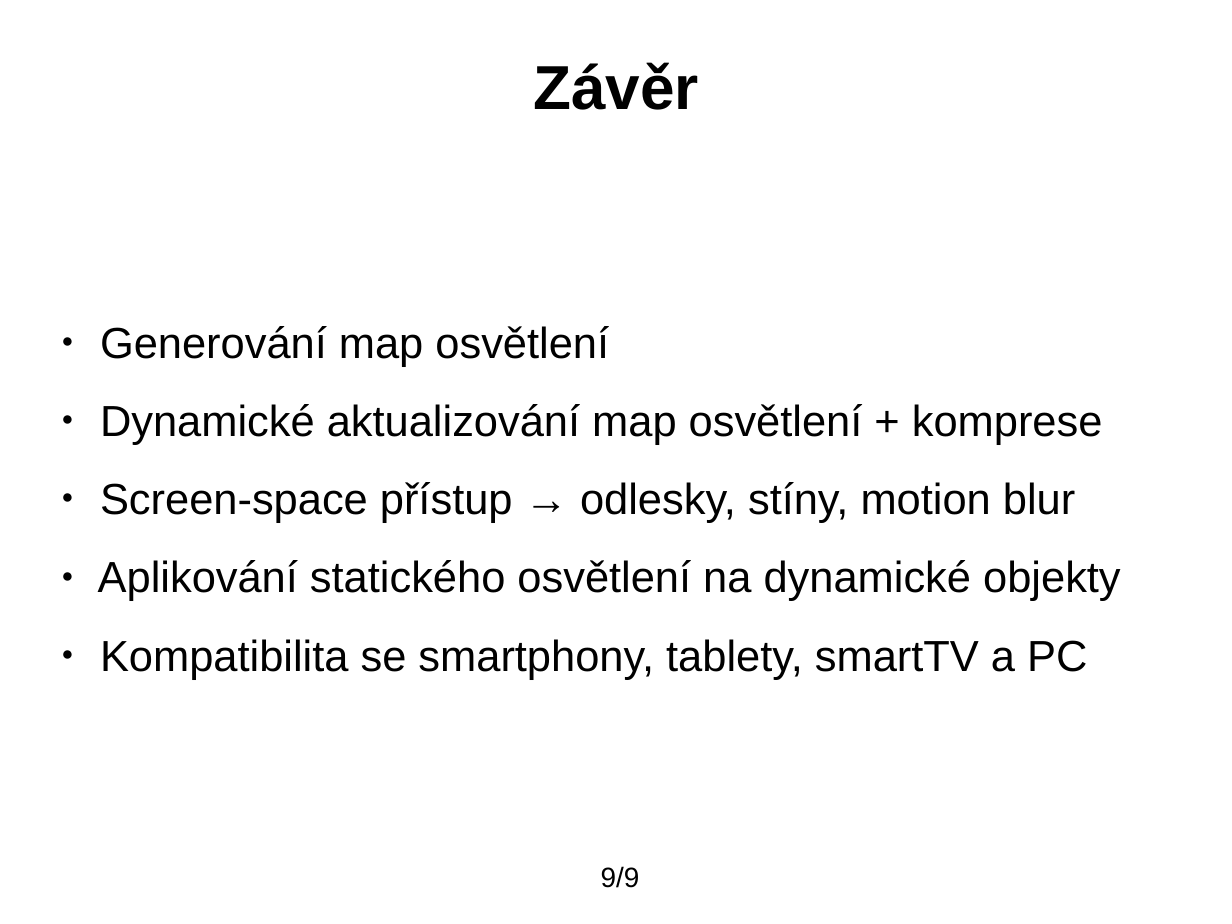
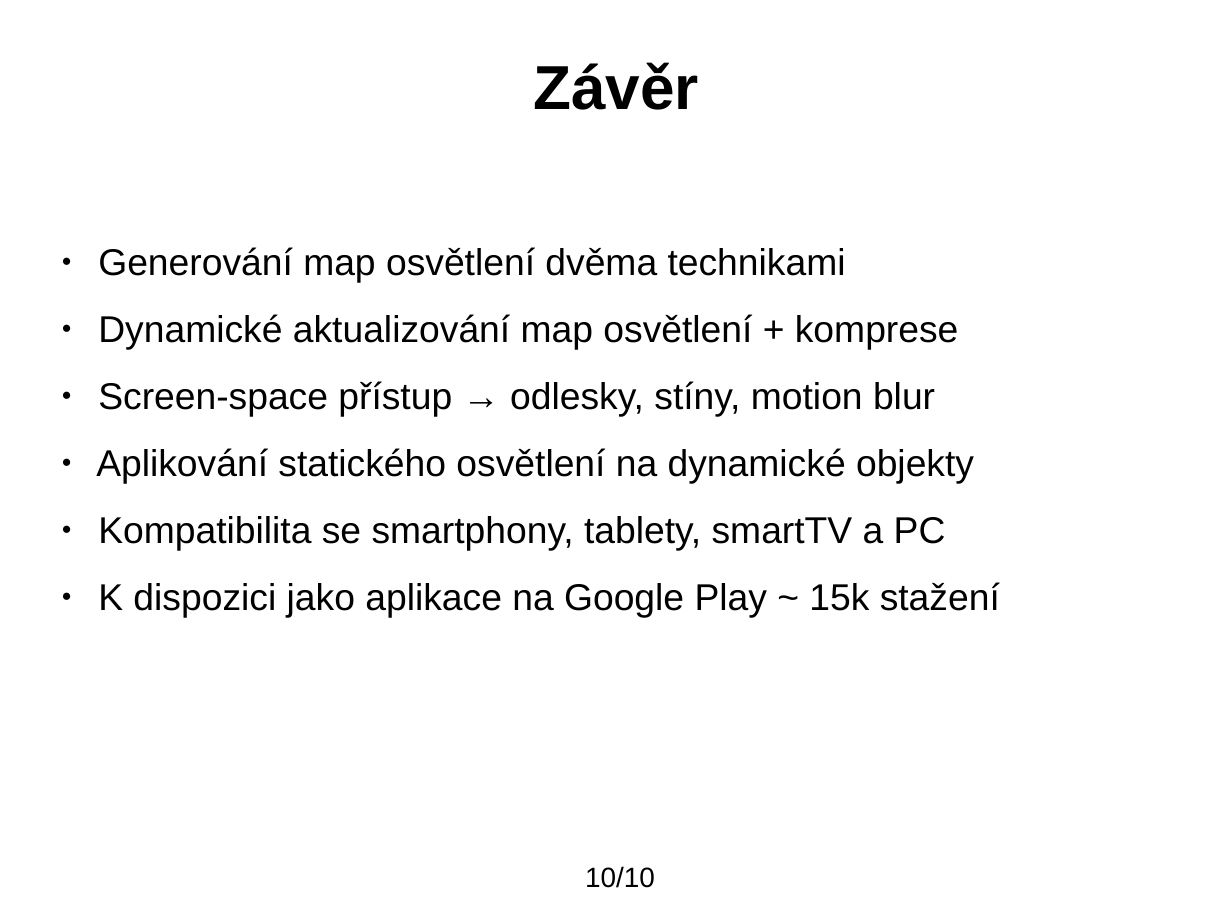
Before and after one commit to blankdeveloper/Open4speed, a slide deck: slide 10 of presentation-CZ/prezentace.odp (slide 9 before the commit). Drawn at 1232x924 pixels with LibreOffice and Linux fonts; fonts in the diff are those of the drawing; background and template pictures are left out. Boxes give left, top, right and bottom in pixels: in the first picture for what was removed or moved away, otherwise in the second. Text is boxed around its words. In the diff, an @@ line names an element or a change of style, - is before the commit and + after.

Commit message:
Presentation update

```diff
--- a/presentation-CZ/prezentace.odp
+++ b/presentation-CZ/prezentace.odp
@@ subtitle at box(98, 247, 846, 283): text changed; size 28 to 24 pt @@
-● Generování map osvětlení
+● Generování map osvětlení dvěma technikami
@@ subtitle at box(96, 314, 974, 551): size 28 to 24 pt in "Dynamické aktualizování map osvětlení + komprese", "Screen-space přístup → odlesky, stíny, motion blur", "Aplikování statického osvětlení na dynamické objekty", "Kompatibilita se smartphony, tablety, smartTV a PC" @@
@@ subtitle at box(98, 582, 1000, 618): paragraph added @@
+● K dispozici jako aplikace na Google Play ~ 15k stažení
@@ page number at box(585, 866, 655, 888): text changed @@
-9/9
+10/10
```
Also in this commit, not shown: 4 other slides changed, 1 slide added, 31 other files.
